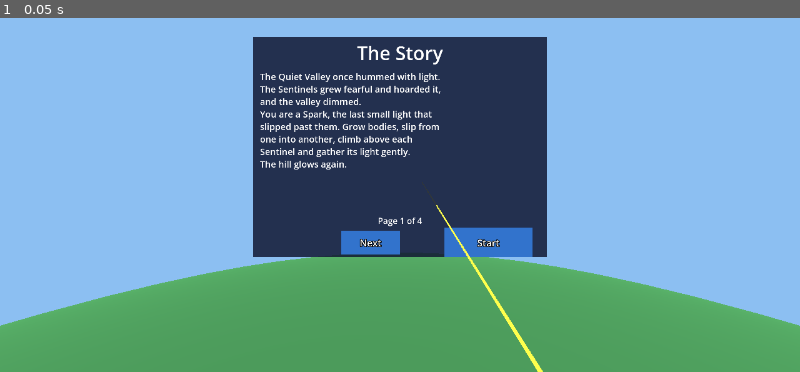
Above: before the commit, frame 1.
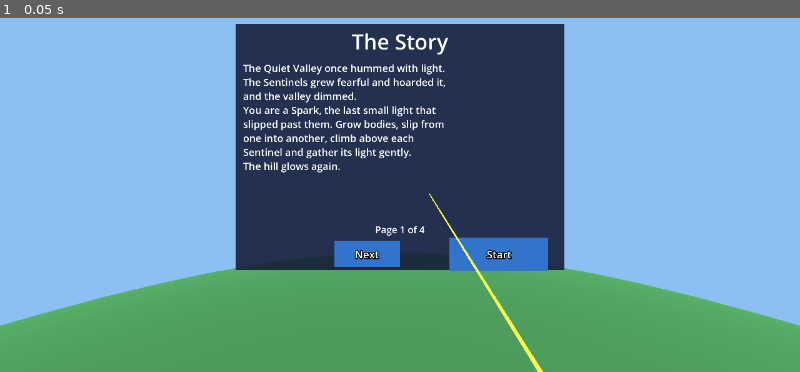
Above: after the commit, the same moment.

Repository: mr-miles/oculus-game
Game: Godot game, scene res://lobby.tscn
Same seed, same stepped clock (60 frames per second), same inputs: the game is played once before the commit and once after it.
Inputs:
- Up to frame 1 (0.05 s): no input

The runs differ from the first frame. In frame 1, 10% of the frame differs, in the area x 29-71%, y 1-72%.

Commit message:
Lobby panel: placed from the camera yaw 2.5 m ahead, 1.4x size, fixed in the world; AC-70
Co-Authored-By: Claude Sonnet 5.5 <noreply@anthropic.com>

Diff:
--- a/game/scripts/lobby.gd
+++ b/game/scripts/lobby.gd
@@ -10,10 +10,19 @@
 ]
 const HOW_TO_PAGE := 2
 const PANEL_SIZE := Vector2(2.0, 1.5)
+## The panel is 2.5 m away (a comfortable VR focus distance) and scaled 1.4x, so
+## it is 2.8 x 2.1 m: about 58 x 45 degrees of view, every line readable
+## without turning the head, and text 1.4x taller than at 2 m.
+const PANEL_DISTANCE := 2.5
+const PANEL_SCALE := 1.4
+const SETTLE_FRAMES := 30  ## in a headset, wait this long for head tracking before placing the panel
 
 var rig: Rig
 var panel: Menu3D
 var page := 0
+var placed := false
+
+var _frames := 0
 
 var _title: Label3D
 var _body: Label3D
@@ -29,6 +38,21 @@
 	rig.button.connect(_on_button)
 	_build_panel()
 	_show_page()
+	if not rig.xr_active:
+		place_panel()  # no head tracking to wait for
+
+
+func place_panel() -> void:
+	## Put the panel in front of where the player is looking now, at eye height,
+	## facing them, and leave it fixed in the world. Uses the camera's yaw, not the
+	## origin's axes, so it is right whatever yaw the headset starts with.
+	var cam := rig.camera.global_transform
+	var forward := Vector3(-cam.basis.z.x, 0, -cam.basis.z.z)
+	forward = forward.normalized() if forward.length() > 0.001 else Vector3(0, 0, -1)
+	var at := Vector3(cam.origin.x, cam.origin.y, cam.origin.z) + forward * PANEL_DISTANCE
+	panel.look_at_from_position(at, at + forward, Vector3.UP)  # -z points away, so the front (+z) faces the player
+	panel.visible = true
+	placed = true
 
 
 func _hill_mesh() -> SphereMesh:
@@ -41,7 +65,8 @@
 func _build_panel() -> void:
 	panel = Menu3D.new(PANEL_SIZE)
 	panel.name = "LobbyPanel"
-	panel.position = Vector3(0, GameLogic.EYE, -2.0)
+	panel.scale = Vector3.ONE * PANEL_SCALE
+	panel.visible = false
 	add_child(panel)
 	_title = panel.add_label("LobbyTitle", Vector2(0, 0.64), 80)
 	_body = panel.add_label("LobbyPage", Vector2(-0.95, 0.52), 38, 780)  # left edge, top
@@ -127,6 +152,12 @@
 
 
 func _process(_delta: float) -> void:
+	if not placed:
+		_frames += 1
+		if not rig.xr_active or (_frames >= SETTLE_FRAMES and rig.camera.position.length() > 0.01):
+			place_panel()
+		else:
+			return
 	var id := panel.pick(rig.ray_origin(), rig.ray_direction())
 	panel.highlight(id)
 	rig.set_ray_length(2.0 if id != "" else 3.0)
--- a/game/scripts/menu3d.gd
+++ b/game/scripts/menu3d.gd
@@ -83,7 +83,7 @@
 	var p := o + d * s
 	for id in _buttons:
 		var entry: Dictionary = _buttons[id]
-		if entry.node.visible and entry.rect.has_point(Vector2(p.x, p.y)):
+		if entry.node.is_visible_in_tree() and entry.rect.has_point(Vector2(p.x, p.y)):
 			return id
 	return ""
 
@@ -95,5 +95,5 @@
 
 
 func activate(id: String) -> void:
-	if _buttons.has(id) and _buttons[id].node.visible:
+	if _buttons.has(id) and _buttons[id].node.is_visible_in_tree():
 		chosen.emit(id)
--- /dev/null
+++ b/game/tests/test_ac_70_lobby_panel_placement.gd
@@ -0,0 +1,38 @@
+extends ViewTest
+## AC-70: the lobby panel is in front of the camera's facing direction at load, 2..3.5 m away,
+## fixed in the world, and robust to the headset's starting yaw.
+
+func _flat_forward(cam: Node3D) -> Vector3:
+	var f := -cam.global_transform.basis.z
+	return Vector3(f.x, 0, f.z).normalized()
+
+
+func _angle_to_panel(l: Node, cam: Node3D) -> float:
+	var to_panel: Vector3 = l.panel.global_position - cam.global_position
+	to_panel.y = 0
+	return rad_to_deg(_flat_forward(cam).angle_to(to_panel.normalized()))
+
+
+func _init() -> void:
+	var l := await new_lobby()
+	var cam: Node3D = l.find_child("XRCamera3D", true, false)
+	var origin: Node3D = l.find_child("XROrigin3D", true, false)
+	check("ac_70 panel is placed at load", l.placed and l.panel.visible)
+	check("ac_70 panel within 5 degrees of the camera forward", _angle_to_panel(l, cam) <= 5.0)
+	var d: Vector3 = l.panel.global_position - cam.global_position
+	d.y = 0
+	check("ac_70 panel distance 2..3.5 m (%.2f)" % d.length(), d.length() >= 2.0 and d.length() <= 3.5)
+	check("ac_70 panel is at eye height", absf(l.panel.global_position.y - cam.global_position.y) <= 0.05)
+	var to_cam: Vector3 = cam.global_position - l.panel.global_position
+	check("ac_70 panel front faces the player", l.panel.global_transform.basis.z.dot(to_cam.normalized()) > 0.95)
+	# Fixed in the world: turning the head or the whole rig does not move it.
+	var before: Transform3D = l.panel.global_transform
+	origin.rotation.y += deg_to_rad(40)
+	await process_frame
+	check("ac_70 panel does not follow the camera yaw", l.panel.global_transform.is_equal_approx(before))
+	# Robust to the starting yaw: any rig yaw, placed again from the camera's own direction.
+	for yaw in [90.0, 180.0, -137.0]:
+		origin.rotation.y = deg_to_rad(yaw)
+		l.place_panel()
+		check("ac_70 yaw %d: panel in front of the camera" % yaw, _angle_to_panel(l, cam) <= 5.0)
+	finish()
Not shown, added: game/tests/test_ac_70_lobby_panel_placement.gd.uid
Not shown, changed: README.md
Not shown, changed: docs/SPEC.md
